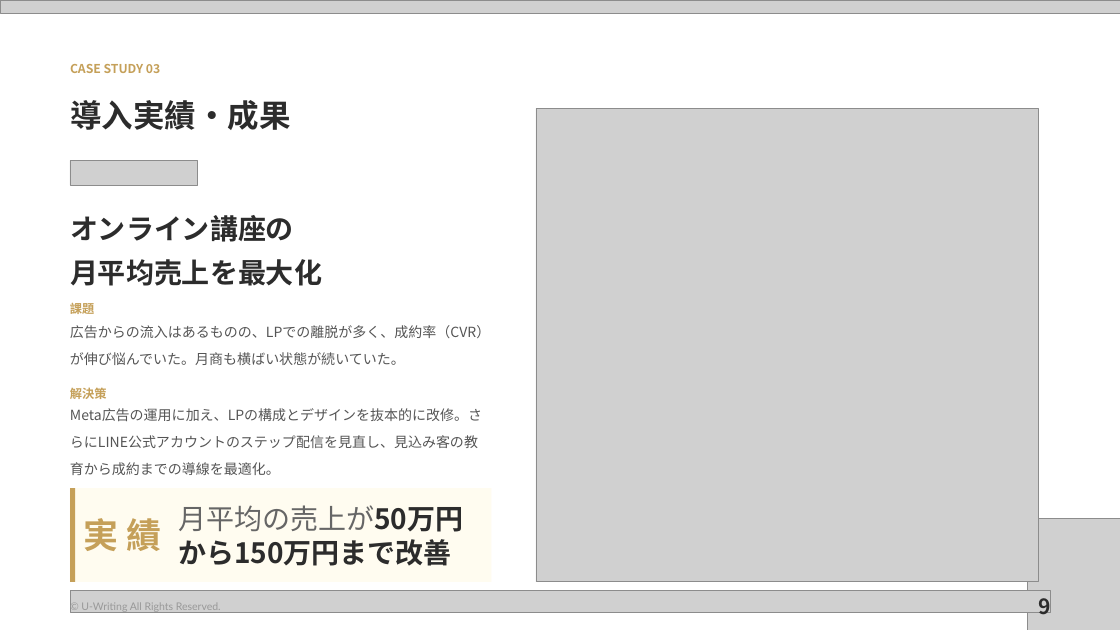
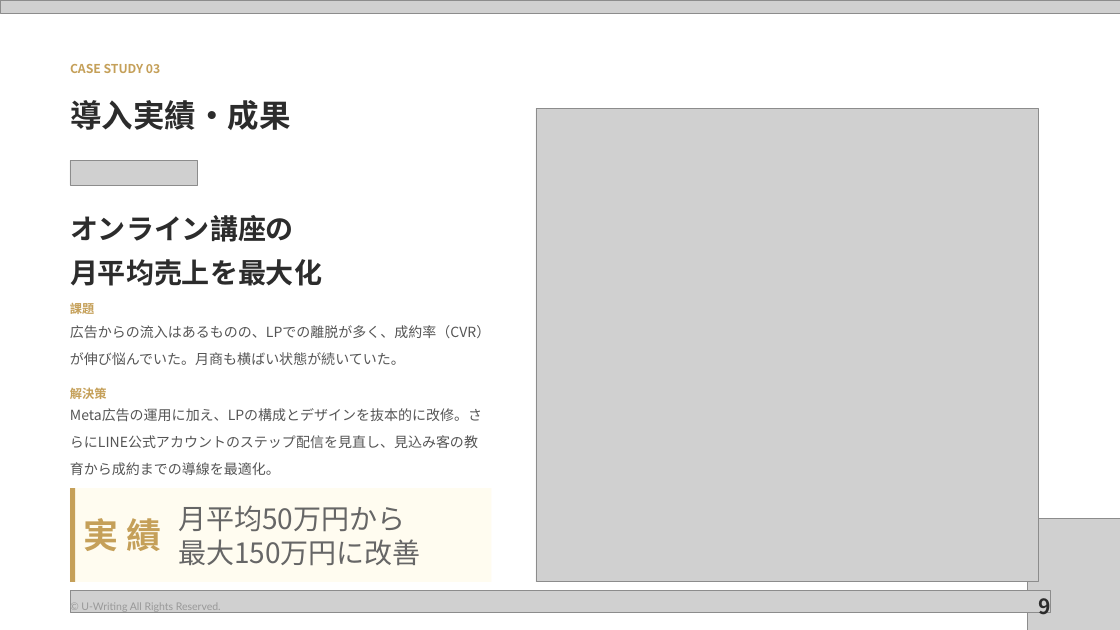
Before and after one commit to coderyu8-ship-it/claude-code-project, a slide deck: slide 9 of sales/U-writing_sales_v2.pptx. Drawn at 1120x630 pixels with LibreOffice and Linux fonts; fonts in the diff are those of the drawing; grey boxes stand for pictures; background and template pictures are left out. Boxes give left, top, right and bottom in pixels: in the first picture for what was removed or moved away, otherwise in the second. Text is boxed around its words. In the diff, an @@ line names an element or a change of style, - is before the commit and + after.

```diff
--- a/sales/U-writing_sales_v2.pptx
+++ b/sales/U-writing_sales_v2.pptx
@@ text at box(178, 505, 421, 566): text changed; text colour #2C2C2C to #666666; bold off @@
-月平均の売上が50万円から150万円まで改善
+月平均50万円から
+最大150万円に改善
```
Also in this commit, not shown: 7 other slides changed, 1 slide added, 4 other files.
